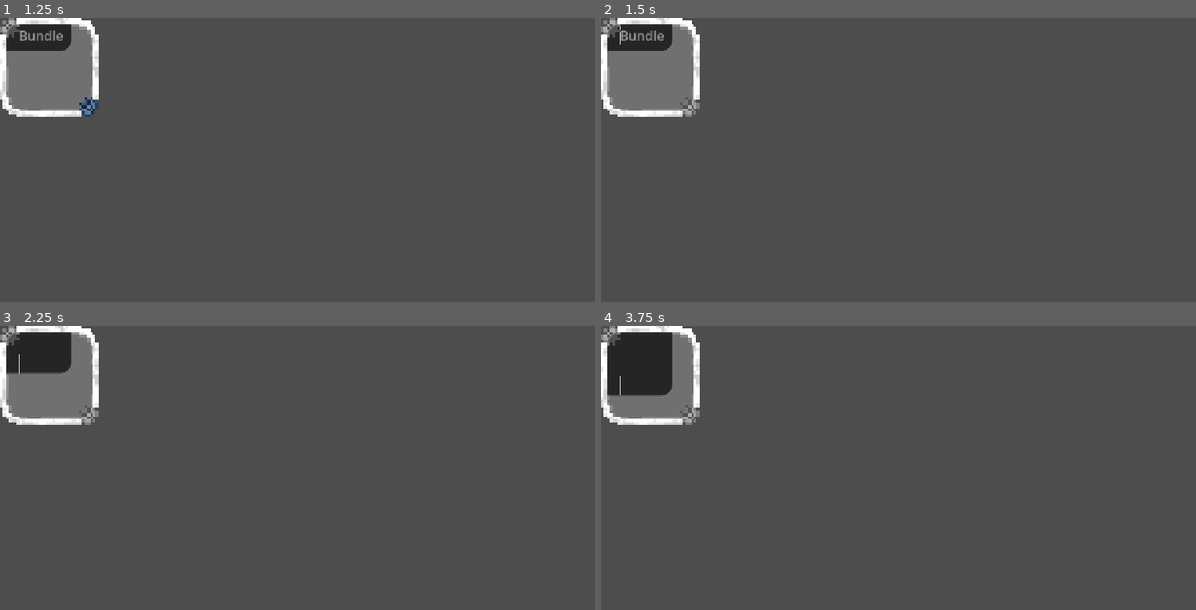
Above: before the commit, frames 1-4 (two rows, left to right).
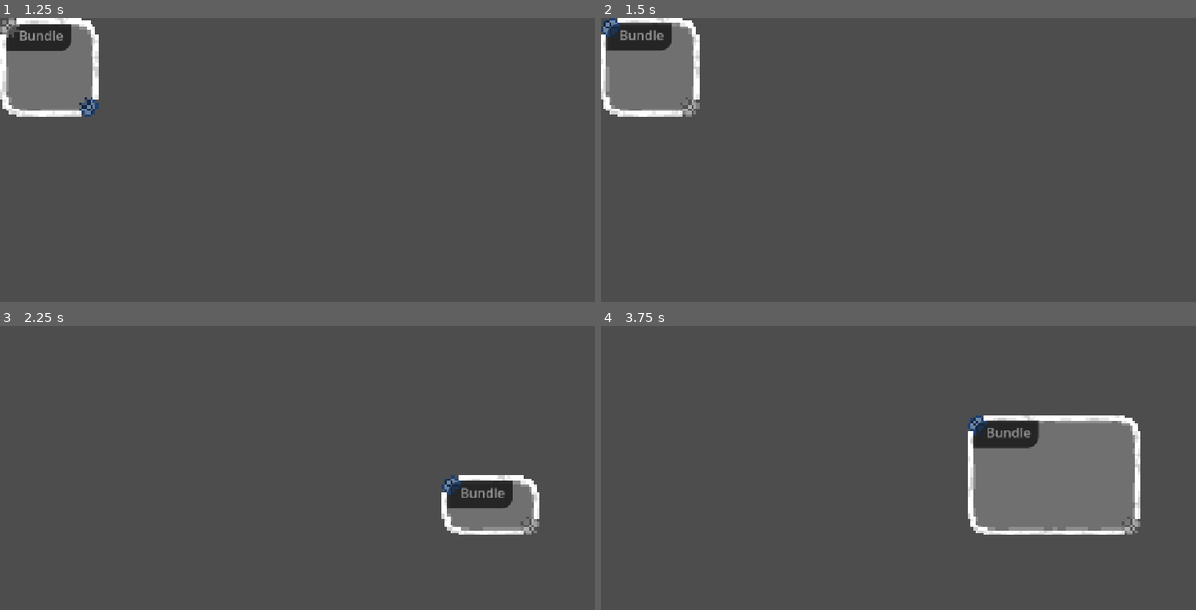
Above: after the commit, the same moments.

Repository: Toasterhog/Nodeweb
Game: Godot game, scene res://bundle/bundle.tscn
Same seed, same stepped clock (60 frames per second), same inputs: the game is played once before the commit and once after it. This scene is started directly instead of the project's main scene.
Inputs (mouse positions are in pixels of both pictures, inside the frame that each line leads up to):
- Up to frame 1 (1.25 s): click (89, 106) at 0.5 s
- Up to frame 2 (1.5 s): click (612, 26) at 1.25 s
- Up to frame 3 (2.25 s): tap Enter at 2 s; move the mouse to (452, 485) at 2.02 s; press the mouse at (452, 485) at 2.03 s; hold Right (ui_right) from 2.03 s (still down)
- Up to frame 4 (3.75 s): tap Shift at 2.3 s; release Right (ui_right) at 2.75 s; release the mouse at (1053, 485) at 2.75 s; tap Space at 2.75 s; drag from (791, 519) to (880, 573) at 2.77 s; tap Enter at 3.5 s; move the mouse to (975, 425) at 3.52 s; press the mouse at (975, 425) at 3.53 s; hold Right (ui_right) from 3.53 s (still down)

Frame 1 is identical in both runs. In frame 2, 0.4% of the frame differs, in the area x 0-16%, y 0-33%; in frame 3, 8.5%; in frame 4, 17%, in the area x 0-91%, y 0-74%.
Error in both runs: Invalid access to property or key 'ToolChanged' on a base object of type 'null instance'. (res://bundle/bundle.gd:31)

Commit message:
selectible bundles
still old bundle push back
selection does nothing

Diff:
--- a/bundle/bundle.gd
+++ b/bundle/bundle.gd
@@ -17,7 +17,7 @@
 @onready var panel: Panel = $Panel
 @onready var drag_button_1: Button = $Panel/drag_button
 @onready var drag_button_2: Button = $Panel/drag_button2
-@onready var text_edit: TextEdit = $PanelContainer/TextEdit
+@onready var text_edit: TextEdit = $Panel/PanelContainer/TextEdit
 var color_normal
 var color_delete_indicator := Color(0.8,0,0,1)
 
@@ -56,14 +56,13 @@
 	if state_machine.current_state.name == "ToolAddBundle":
 		panel.mouse_default_cursor_shape = Control.CURSOR_MOVE
 	if state_machine.current_state.name == "tool_delete":
-		color_normal = panel.modulate
-		panel.modulate = color_delete_indicator
+		set_temporary_color(color_delete_indicator)
 
 func _on_mouse_exited() -> void:
 	mouse_inside = false
 	panel.mouse_default_cursor_shape = Control.CURSOR_ARROW
 	if state_machine.current_state.name == "tool_delete":
-		panel.modulate = color_normal
+		set_temporary_color(color_normal)
 
 func _gui_input(event: InputEvent) -> void:
 	if event is InputEventMouseButton and event.button_index == MOUSE_BUTTON_LEFT:
@@ -84,7 +83,7 @@
 				get_viewport().set_input_as_handled()
 
 	if state_machine.current_state.name == "ToolColor" and Input.is_mouse_button_pressed(MOUSE_BUTTON_LEFT):
-		panel.modulate = state_machine.get_node("ToolAddBundle").default_color
+		set_color(state_machine.get_node("ToolAddBundle").default_color)
 
 	#ALERT Z-sorting paused
 	if event.is_action_pressed(&"push_back", true):
@@ -155,5 +154,15 @@
 
 
 func _on_panel_container_minimum_size_changed() -> void:
-	panel.custom_minimum_size.x = $PanelContainer.size.x + 60
-	panel.custom_minimum_size.y = $PanelContainer.size.y + 60
+	panel.custom_minimum_size.x = $Panel/PanelContainer.size.x + 60
+	panel.custom_minimum_size.y = $Panel/PanelContainer.size.y + 60
+
+func set_color(new_color):
+	color_normal = new_color
+	set_temporary_color(new_color)
+
+
+func set_temporary_color(new_color):
+	panel.self_modulate = new_color
+	drag_button_1.modulate = new_color
+	drag_button_2.modulate = new_color
--- a/bundle/bundle.tscn
+++ b/bundle/bundle.tscn
@@ -1,8 +1,9 @@
-[gd_scene load_steps=7 format=3 uid="uid://bhwvnws1rjko1"]
+[gd_scene load_steps=9 format=3 uid="uid://bhwvnws1rjko1"]
 
 [ext_resource type="Script" uid="uid://0qftln2sxev6" path="res://bundle/bundle.gd" id="1_e8frx"]
 [ext_resource type="StyleBox" uid="uid://spy3hb58k6gf" path="res://bundle/stf_pixel.tres" id="2_7y1ch"]
 [ext_resource type="Theme" uid="uid://dw2sfd8pw202m" path="res://bundle/button_drag_bundle_pixel.tres" id="3_8skqq"]
+[ext_resource type="Script" uid="uid://ciwugp5d4isu2" path="res://select/selectable_item.gd" id="4_8skqq"]
 
 [sub_resource type="StyleBoxFlat" id="StyleBoxFlat_8skqq"]
 bg_color = Color(0.09, 0.09, 0.09, 0.839216)
@@ -14,6 +15,25 @@
 content_margin_left = 24.0
 
 [sub_resource type="StyleBoxEmpty" id="StyleBoxEmpty_7y1ch"]
+
+[sub_resource type="StyleBoxFlat" id="StyleBoxFlat_e8frx"]
+bg_color = Color(0.337255, 0.654902, 0.690196, 0)
+draw_center = false
+border_width_left = 5
+border_width_top = 5
+border_width_right = 5
+border_width_bottom = 5
+border_color = Color(0.720454, 0.276305, 0.724026, 1)
+corner_radius_top_left = 38
+corner_radius_top_right = 38
+corner_radius_bottom_right = 38
+corner_radius_bottom_left = 38
+corner_detail = 6
+expand_margin_left = 10.0
+expand_margin_top = 10.0
+expand_margin_right = 10.0
+expand_margin_bottom = 10.0
+anti_aliasing_size = 0.4
 
 [node name="Bundle" type="Control"]
 layout_mode = 3
@@ -51,8 +71,27 @@
 theme = ExtResource("3_8skqq")
 action_mode = 0
 
+[node name="PanelContainer" type="PanelContainer" parent="Panel"]
+texture_filter = 2
+layout_mode = 0
+offset_left = 10.0
+offset_top = 10.0
+offset_right = 130.0
+offset_bottom = 60.0
+mouse_filter = 2
+mouse_default_cursor_shape = 13
+theme_override_styles/panel = SubResource("StyleBoxFlat_8skqq")
+
+[node name="TextEdit" type="TextEdit" parent="Panel/PanelContainer"]
+layout_mode = 2
+theme_override_font_sizes/font_size = 24
+theme_override_styles/normal = SubResource("StyleBoxEmpty_8skqq")
+theme_override_styles/focus = SubResource("StyleBoxEmpty_7y1ch")
+placeholder_text = "Bundle"
+scroll_fit_content_height = true
+scroll_fit_content_width = true
+
 [node name="drag_button2" type="Button" parent="Panel"]
-z_index = 1
 texture_filter = 1
 custom_minimum_size = Vector2(35, 35)
 layout_mode = 1
@@ -66,30 +105,36 @@
 theme = ExtResource("3_8skqq")
 action_mode = 0
 
-[node name="PanelContainer" type="PanelContainer" parent="."]
-layout_mode = 0
-offset_left = 10.0
-offset_top = 10.0
-offset_right = 130.0
-offset_bottom = 60.0
+[node name="SelectableItem" type="Control" parent="Panel" node_paths=PackedStringArray("outline", "hitbox")]
+layout_mode = 1
+anchors_preset = 8
+anchor_left = 0.5
+anchor_top = 0.5
+anchor_right = 0.5
+anchor_bottom = 0.5
+grow_horizontal = 2
+grow_vertical = 2
 mouse_filter = 2
-mouse_default_cursor_shape = 13
-theme_override_styles/panel = SubResource("StyleBoxFlat_8skqq")
+script = ExtResource("4_8skqq")
+outline = NodePath("../selection_outline")
+hitbox = NodePath("..")
+metadata/_custom_type_script = "uid://ciwugp5d4isu2"
 
-[node name="TextEdit" type="TextEdit" parent="PanelContainer"]
-layout_mode = 2
-theme_override_font_sizes/font_size = 24
-theme_override_styles/normal = SubResource("StyleBoxEmpty_8skqq")
-theme_override_styles/focus = SubResource("StyleBoxEmpty_7y1ch")
-placeholder_text = "Bundle"
-scroll_fit_content_height = true
-scroll_fit_content_width = true
+[node name="selection_outline" type="Panel" parent="Panel"]
+layout_mode = 1
+anchors_preset = 15
+anchor_right = 1.0
+anchor_bottom = 1.0
+grow_horizontal = 2
+grow_vertical = 2
+mouse_filter = 2
+theme_override_styles/panel = SubResource("StyleBoxFlat_e8frx")
 
 [connection signal="focus_exited" from="." to="." method="_on_focus_exited"]
 [connection signal="mouse_entered" from="Panel" to="." method="_on_mouse_entered"]
 [connection signal="mouse_exited" from="Panel" to="." method="_on_mouse_exited"]
 [connection signal="button_up" from="Panel/drag_button" to="." method="_on_drag_button_button_up"]
 [connection signal="pressed" from="Panel/drag_button" to="." method="_on_drag_button_pressed"]
+[connection signal="minimum_size_changed" from="Panel/PanelContainer" to="." method="_on_panel_container_minimum_size_changed"]
 [connection signal="button_up" from="Panel/drag_button2" to="." method="_on_drag_button_2_button_up"]
 [connection signal="pressed" from="Panel/drag_button2" to="." method="_on_drag_button_2_pressed"]
-[connection signal="minimum_size_changed" from="PanelContainer" to="." method="_on_panel_container_minimum_size_changed"]
--- a/papperthings/box/box.gd
+++ b/papperthings/box/box.gd
@@ -25,7 +25,7 @@
 var cust_width_fold : float = 0
 var cust_width_expnd : float = 0
 var color_default : Color
-var color_delete_indicate := Color(0.9, 0.1, 0.1, 1)
+const color_delete_indicate := Color(0.9, 0.1, 0.1, 1)
 
 
 
--- a/papperthings/box/box.tscn
+++ b/papperthings/box/box.tscn
@@ -3,7 +3,8 @@
 [ext_resource type="StyleBox" uid="uid://tunkcckfrswo" path="res://papperthings/box/box5_the_choosen_one.tres" id="1_hwf1r"]
 [ext_resource type="Script" uid="uid://7gx01op71qhq" path="res://papperthings/box/box.gd" id="1_p41sv"]
 [ext_resource type="Texture2D" uid="uid://b1fvpqk3s7sgg" path="res://papperthings/box/box9_300.png" id="3_hwf1r"]
-[ext_resource type="Script" uid="uid://ciwugp5d4isu2" path="res://scripts/selectable_item.gd" id="4_u8cex"]
+[ext_resource type="Script" uid="uid://ciwugp5d4isu2" path="res://select/selectable_item.gd" id="4_u8cex"]
+[ext_resource type="StyleBox" uid="uid://8tedr0r6gwwv" path="res://select/select_stylebox.tres" id="5_5xt5q"]
 
 [sub_resource type="StyleBoxEmpty" id="StyleBoxEmpty_u8cex"]
 content_margin_left = 4.0
@@ -31,18 +32,6 @@
 [sub_resource type="StyleBoxEmpty" id="StyleBoxEmpty_oebl6"]
 
 [sub_resource type="StyleBoxEmpty" id="StyleBoxEmpty_nfx6q"]
-
-[sub_resource type="StyleBoxFlat" id="StyleBoxFlat_u8cex"]
-bg_color = Color(0.337255, 0.654902, 0.690196, 0)
-border_width_left = 3
-border_width_top = 3
-border_width_right = 3
-border_width_bottom = 3
-border_color = Color(0.720454, 0.276305, 0.724026, 1)
-expand_margin_left = 30.0
-expand_margin_top = 30.0
-expand_margin_right = 30.0
-expand_margin_bottom = 30.0
 
 [node name="base" type="PanelContainer"]
 editor_description = "min size x 170 = 150 + 2*12 = min size for LE + 2 * magin
@@ -143,7 +132,7 @@
 z_index = 1
 layout_mode = 2
 mouse_filter = 2
-theme_override_styles/panel = SubResource("StyleBoxFlat_u8cex")
+theme_override_styles/panel = ExtResource("5_5xt5q")
 
 [connection signal="mouse_entered" from="." to="." method="_on_mouse_entered"]
 [connection signal="mouse_exited" from="." to="." method="_on_mouse_exited"]
--- a/papperthings/link/link.tscn
+++ b/papperthings/link/link.tscn
@@ -1,7 +1,6 @@
-[gd_scene load_steps=4 format=3 uid="uid://bbfr0s07ij6tq"]
+[gd_scene load_steps=3 format=3 uid="uid://bbfr0s07ij6tq"]
 
 [ext_resource type="Script" uid="uid://bn4ggk0hwr4ve" path="res://papperthings/link/link.gd" id="1_foi4b"]
-[ext_resource type="Script" uid="uid://7p0vw1aqnjef" path="res://scripts/selectable_link.gd" id="2_1jiww"]
 
 [sub_resource type="CapsuleShape2D" id="CapsuleShape2D_vwmme"]
 resource_local_to_scene = true
@@ -18,11 +17,3 @@
 
 [node name="CollisionShape2D" type="CollisionShape2D" parent="Area2D"]
 shape = SubResource("CapsuleShape2D_vwmme")
-
-[node name="SelectableLink" type="Control" parent="." node_paths=PackedStringArray("outline", "hitbox")]
-layout_mode = 3
-anchors_preset = 0
-script = ExtResource("2_1jiww")
-outline = NodePath("..")
-hitbox = NodePath("../Area2D")
-metadata/_custom_type_script = "uid://7p0vw1aqnjef"
--- a/scenes/second_main.tscn
+++ b/scenes/second_main.tscn
@@ -21,7 +21,7 @@
 [ext_resource type="Script" uid="uid://sm8xxnbtvc50" path="res://state/tool_add_bundle.gd" id="15_dslak"]
 [ext_resource type="Script" uid="uid://dbxxaawg3f7lh" path="res://state/tool_color.gd" id="16_nhe3j"]
 [ext_resource type="Script" uid="uid://bt1uvpjoevast" path="res://settings/SettingsAndDataManager.gd" id="20_tcmv2"]
-[ext_resource type="Script" uid="uid://cctco4whbscm0" path="res://scripts/selection_system.gd" id="22_3b82i"]
+[ext_resource type="Script" uid="uid://cctco4whbscm0" path="res://select/selection_system.gd" id="22_3b82i"]
 
 [sub_resource type="Curve" id="Curve_nhe3j"]
 _data = [Vector2(0, 0.5), 0.0, 0.0, 0, 0, Vector2(0.140909, 0.213483), 0.0, 0.0, 0, 0, Vector2(0.245455, 0.94382), 0.0, …(226 unchanged characters)…
--- a/scripts/selectable_link.gd
+++ /dev/null
@@ -1,43 +0,0 @@
-extends SelectableItem
-class_name SelectableLink
-
-
-func _ready() -> void:
-	add_to_group('selectable_items')
-
-	hitbox.connect("input_event", area_input)
-
-
-func is_in_selectionbox(box : Rect2):
-	return box.has_point((outline.points[0] + outline.points[1]) / 2)
-
-func area_has_selectionpoint(point : Vector2):
-	return false #hitbox.overlaps_area()#somehow check if area or collisionshape2d has point
-	#use area signals probably
-
-func area_input(_viewport: Node, event: InputEvent, _shape_idx: int):
-	print("ae")
-	if event is InputEventMouseMotion: return
-	if Input.is_key_pressed(KEY_SHIFT) and event is InputEventMouseButton and event.button_index == MOUSE_BUTTON_LEFT and event.pressed:
-		print("shifty iuinput")
-		if $/root/Main/CanvasLayer/SelectionSystem.selected_items.has(self):
-			$/root/Main/CanvasLayer/SelectionSystem.selected_items.erase(self)
-			deselect()
-			print("desel line")
-		else:
-			$/root/Main/CanvasLayer/SelectionSystem.selected_items.append(self)
-			select()
-			print("desel line2")
-
-
-
-func select():
-	outline.modulate = Color(1,.2,.8)
-
-func deselect():
-	outline.modulate = Color(1, 1, 1)
-
-
-func _exit_tree() -> void:
-	$/root/Main/CanvasLayer/SelectionSystem.remove_from_selected(self)
-	deselect()
--- /dev/null
+++ b/select/select_stylebox.tres
@@ -0,0 +1,13 @@
+[gd_resource type="StyleBoxFlat" format=3 uid="uid://8tedr0r6gwwv"]
+
+[resource]
+bg_color = Color(0.337255, 0.654902, 0.690196, 0)
+border_width_left = 3
+border_width_top = 3
+border_width_right = 3
+border_width_bottom = 3
+border_color = Color(0.720454, 0.276305, 0.724026, 1)
+expand_margin_left = 30.0
+expand_margin_top = 30.0
+expand_margin_right = 30.0
+expand_margin_bottom = 30.0
--- a/scripts/selectable_item.gd
+++ b/select/selectable_item.gd
@@ -1,25 +1,22 @@
 extends Control
 class_name SelectableItem
 
-@export var outline : CanvasItem
-@export var hitbox : CanvasItem
+@export var outline : Node
+@export var hitbox : Control
 
 func _ready() -> void:
 	outline.hide()
 	add_to_group('selectable_items')
 
 
-
 func is_in_selectionbox(box : Rect2):
 	return box.has_point(global_position)
 
 func area_has_selectionpoint(point : Vector2):
-	return Rect2(hitbox.position, hitbox.size).has_point(point)
-
+	return Rect2(hitbox.global_position, hitbox.size).has_point(point)
 
 func select():
 	outline.show()
-
 
 func deselect():
 	outline.hide()
--- a/scripts/selection_system.gd
+++ b/select/selection_system.gd
@@ -87,3 +87,8 @@
 func is_equal_almost(a : Vector2, b : Vector2):
 	var differance = abs(a-b)
 	return differance.x + differance.y < 40
+
+#func distribute_gui_input(e):
+#conect gui_input signal from selected.hitbox (or selected.smt_else) to some centralized thing here
+#connect centralized thing signal to selected.scrip_having_node.gui_input
+#use selection for bundle push back
--- a/state/tool_add_bundle.gd
+++ b/state/tool_add_bundle.gd
@@ -9,6 +9,7 @@
 	if event.is_action_pressed("LMB"):
 				var bundle = preload("uid://bhwvnws1rjko1").instantiate()
 				bundle.position = $"../../papper".get_global_mouse_position() - bundle.get_node("Panel").size/2
-				bundle.get_node("Panel").modulate = default_color
+
 				#bundle.get_node("VbundleContainer/HbundleContainer/ColorPickerButton").color = default_color
 				bundle_holder.add_child(bundle)
+				bundle.set_color(default_color)
Not shown, removed: scripts/selectable_link.gd.uid
Renamed: scripts/selectable_item.gd.uid -> select/selectable_item.gd.uid
Renamed: scripts/selection_system.gd.uid -> select/selection_system.gd.uid
